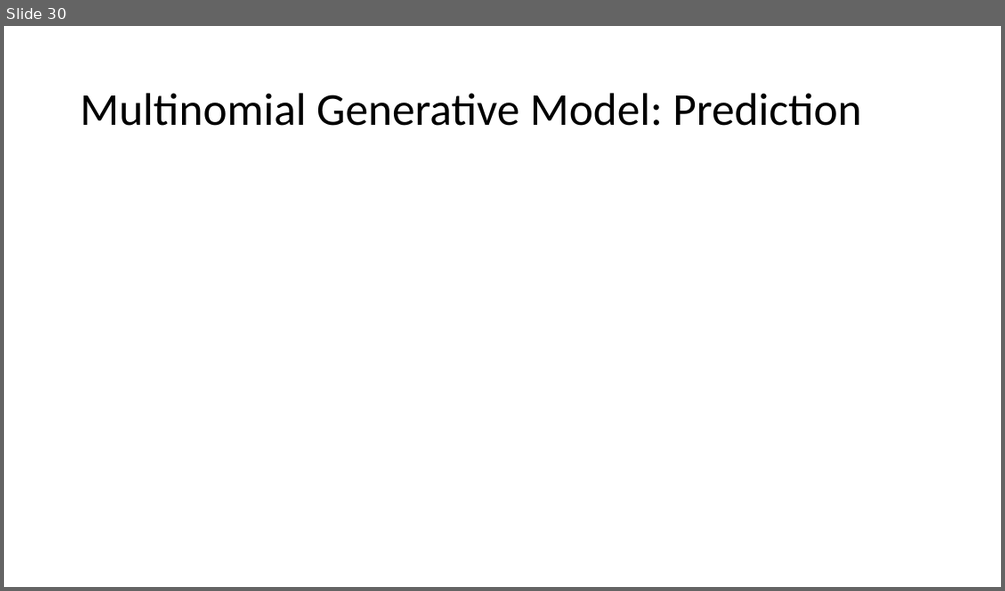
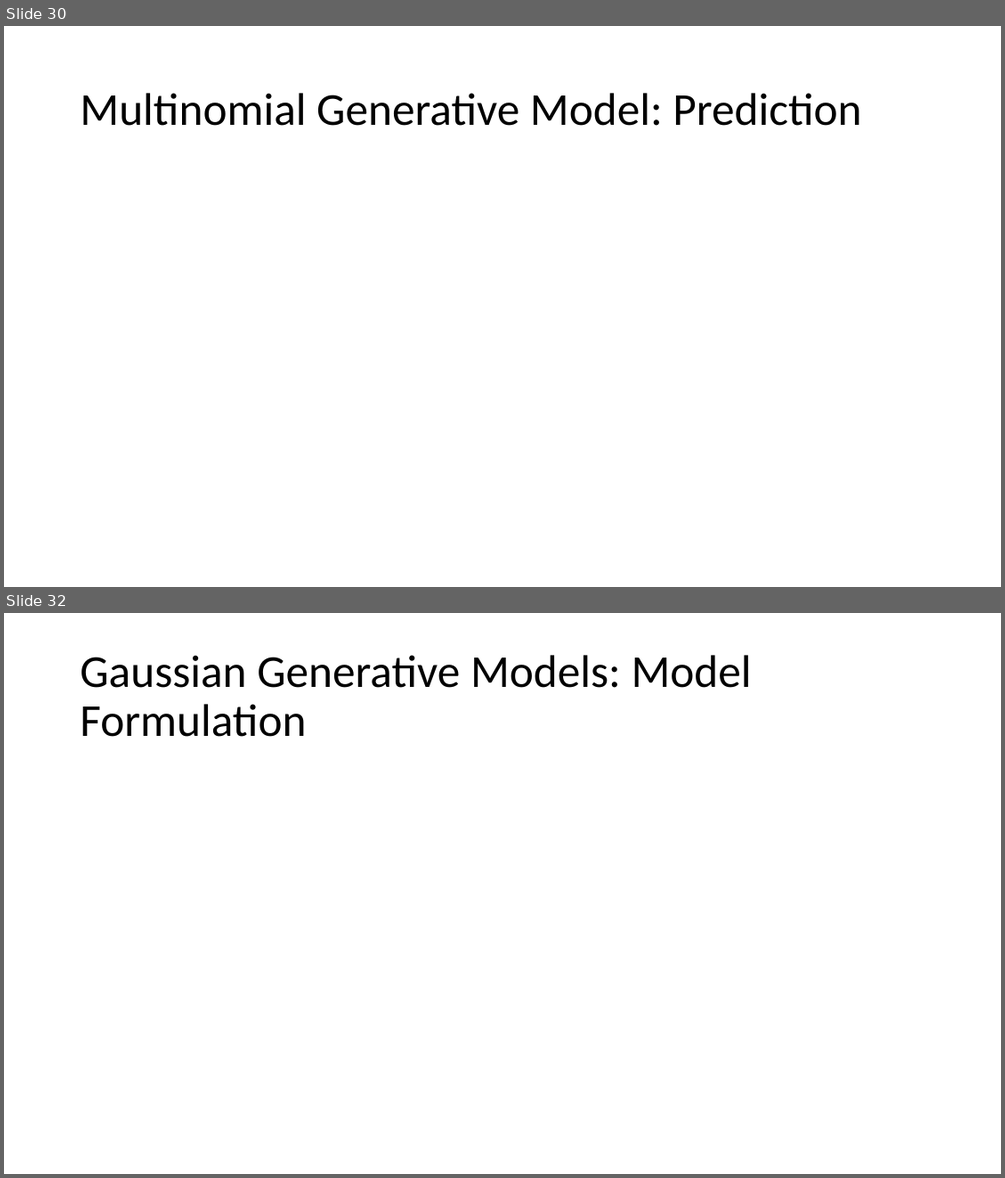
Before and after one commit to Gunnvant/idma_pt, a slide deck: ML_Unit4/decks/Generative Models.pptx. Shown one above the other, each under a label of ours: slide 30 before the commit, slides 30 and 32 after it; the slides between them are not shown. The pictures are 1005x591 and 1005x1178 pixels, drawn with LibreOffice and Linux fonts; fonts in the diff are those of the drawing; grey boxes stand for pictures. Boxes give left, top, right and bottom in pixels: in the first picture for what was removed or moved away, otherwise in the second. Text is boxed around its words. In the diff, an @@ line names an element or a change of style, - is before the commit and + after.

```diff
--- a/ML_Unit4/decks/Generative Models.pptx
+++ b/ML_Unit4/decks/Generative Models.pptx
@@ slide 32 added at (4, 613, 1001, 1174), background #FFFFFF @@
@@ title added at (80, 655, 752, 737), 44 pt, text #000000 @@
+Gaussian Generative Models: Model Formulation
```
Also in this commit, not shown: 2 slides changed, 17 other slides added, 6 other files.
